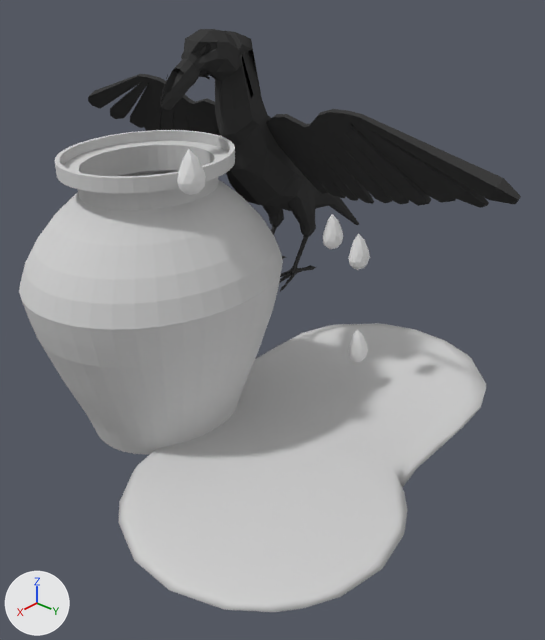
An edit to the Blender file bheegahuakaua.blend, drawn before and after from the same camera.
The view is the same before and after, from a camera (50 mm lens) standing at (2.75, 2.37, 1.61) and looking at (0.47, 0.35, 0.0). The axes (+X, +Y, +Z) are drawn at lower left. The lights are the same throughout.

Script lines for the objects in view, before the commit:
```python
me_circle = bpy.data.meshes.new('Circle')
me_circle.from_pydata(...)  # 1120 vertices, 2240 faces; spans x -1.599..-0.412, y -0.719..0.546, z -0.545..0.492
me_circle.materials.append(mat_material_009)  # its picture is missing
me_cylinder = bpy.data.meshes.new('Cylinder')
me_cylinder.from_pydata(...)  # 1202 vertices, 2277 faces; spans x -0.98..1.09, y -0.01..1.79, z -1.9..1.86
# faces by material slot: [10, 50, 2180, 37]
me_cylinder.materials.append(mat_material_001)  # black #2d2d2d
me_cylinder.materials.append(mat_material_001_croww_jpg)  # its picture is missing
me_cylinder.materials.append(mat_material_002_croww_jpg)  # its picture is missing
me_cylinder.materials.append(mat_material_002)  # black #3e3e3e
me_mball = bpy.data.meshes.new('Mball')
me_mball.from_pydata(...)  # 354 vertices, 704 faces; spans x -1.09..1.14, y -0.74..-0.65, z -0.8..0.57
me_mball.materials.append(mat_material_007)  # light grey #d1d1d1
ob_circle = bpy.data.objects.new('Circle', me_circle)
ob_circle.location = (1.823, -0.04, 0.24)
ob_circle.rotation_euler = (1.571, 0.0, 0.0)  # degrees (90, 0, 0)
ob_cylinder = bpy.data.objects.new('Cylinder', me_cylinder)
ob_cylinder.location = (0.0, 0.0, 0.0)
ob_cylinder.rotation_euler = (1.571, 0.0, 0.0)  # degrees (90, 0, 0)
ob_cylinder.scale = (0.681, 0.681, 0.681)
ob_mball = bpy.data.objects.new('Mball', me_mball)
ob_mball.location = (0.433, 0.547, 0.234)
ob_mball.rotation_euler = (1.571, 0.0, 0.0)  # degrees (90, 0, 0)
# also in view: 'Icosphere.003' at (0.91, 0.35, 0.79)
```
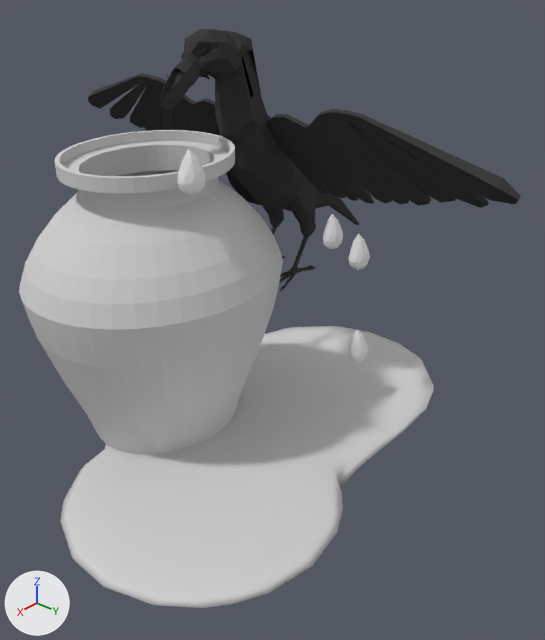
Diff of the bpy script that builds the scene:
```diff
--- a/bheegahuakaua.blend.py
+++ b/bheegahuakaua.blend.py
@@ ob_mball @@
 ob_mball = bpy.data.objects.new('Mball', me_mball)
-ob_mball.location = (0.433, 0.547, 0.234)
+ob_mball.location = (0.548, 0.318, 0.181)
 ob_mball.rotation_euler = (1.571, 0.0, 0.0)  # degrees (90, 0, 0)
```

What differs and where, as boxes [x1, y1, x2, y2] in the pictures (545 x 640 px):
'Mball', moved: before [118, 323, 486, 612]; after [60, 326, 434, 608]
